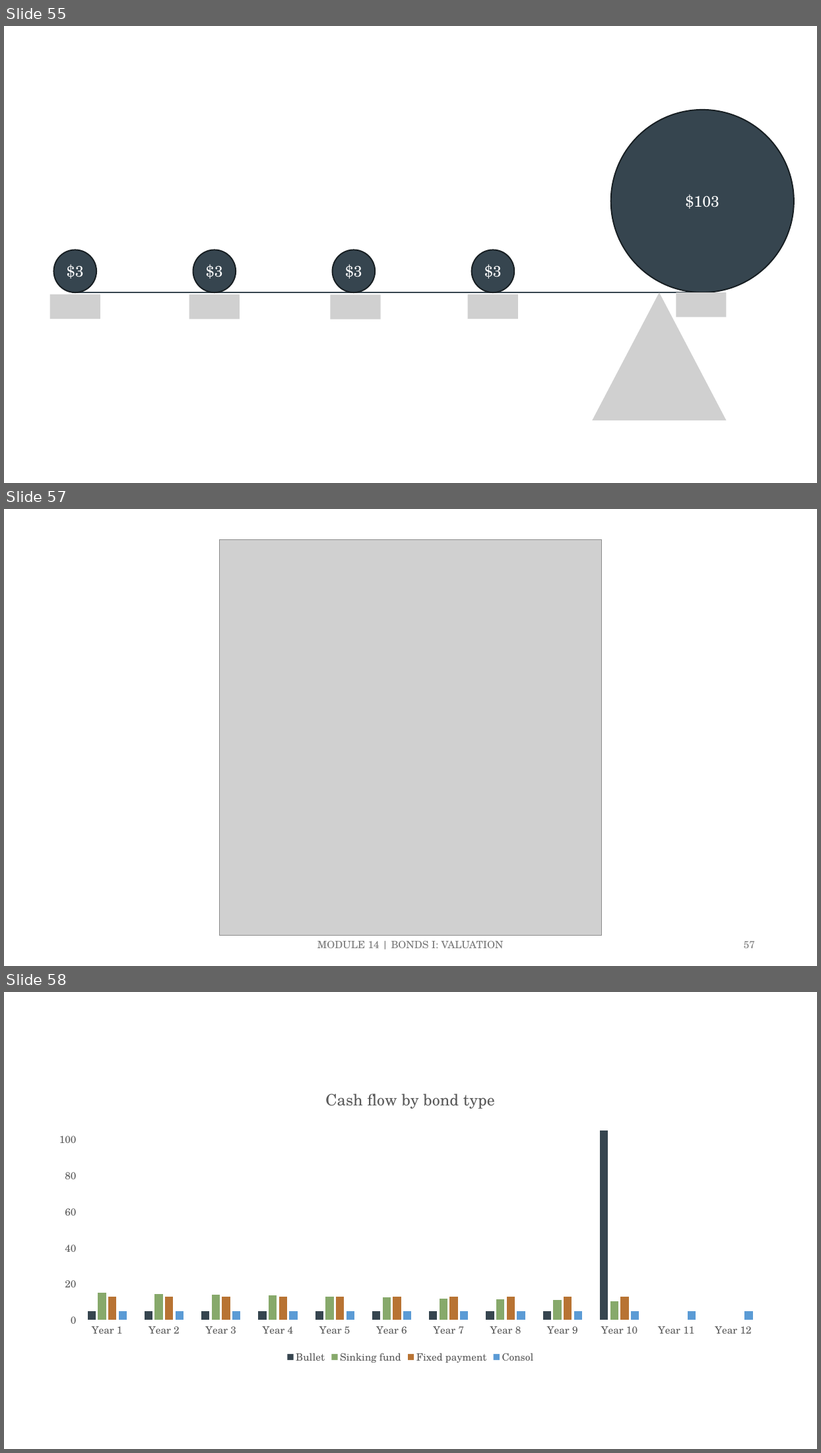
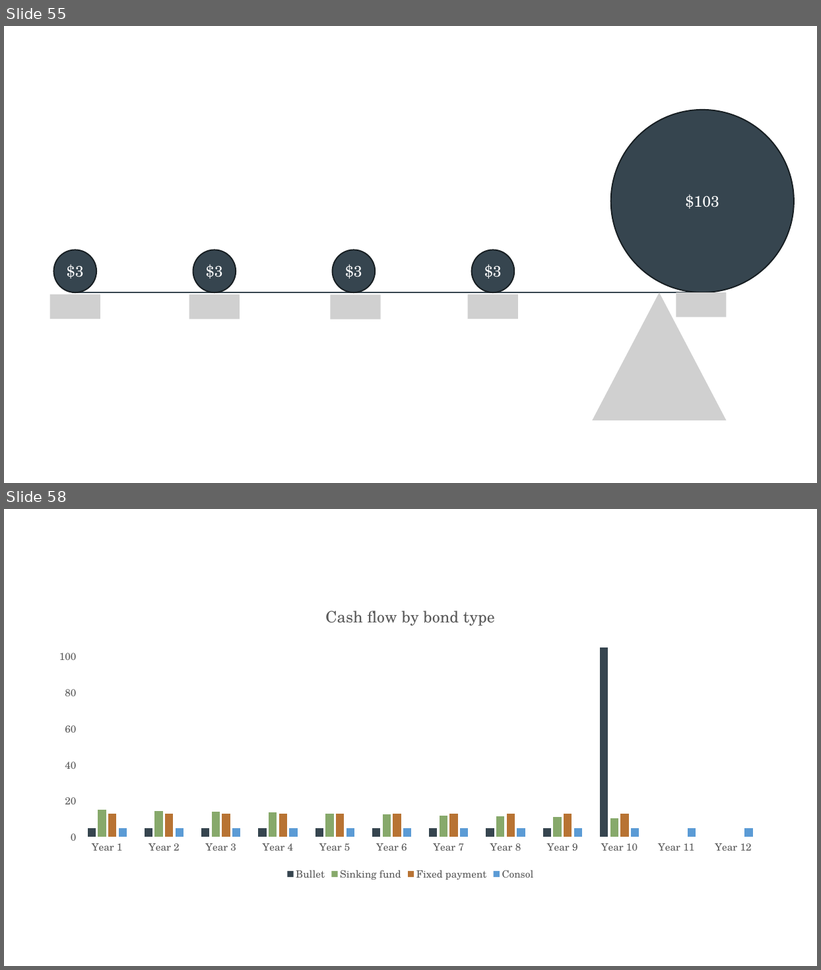
Before and after one commit to ncachanosky/ECON-3320-online, a slide deck: figures/figures.pptx. Shown one above the other, each under a label of ours: slides 55, 57 and 58 before the commit, slides 55 and 58 after it; the slides between them are not shown. The pictures are 821x1453 and 821x970 pixels, drawn with LibreOffice and Linux fonts; fonts in the diff are those of the drawing; grey boxes stand for pictures. Boxes give left, top, right and bottom in pixels: in the first picture for what was removed or moved away, otherwise in the second. Text is boxed around its words. In the diff, an @@ line names an element or a change of style, - is before the commit and + after.

```diff
--- a/figures/figures.pptx
+++ b/figures/figures.pptx
@@ slide 57 removed at (4, 509, 817, 966), background #FFFFFF @@
@@ picture removed at (219, 539, 602, 936) @@
@@ text removed at (318, 941, 504, 949) @@
-MODULE 14 | BONDS I: VALUATION
@@ page number removed at (744, 941, 755, 949) @@
-57
```
Also in this commit, not shown: 3 slides changed, 9 slides added, 1 other slide removed, 28 other files.
